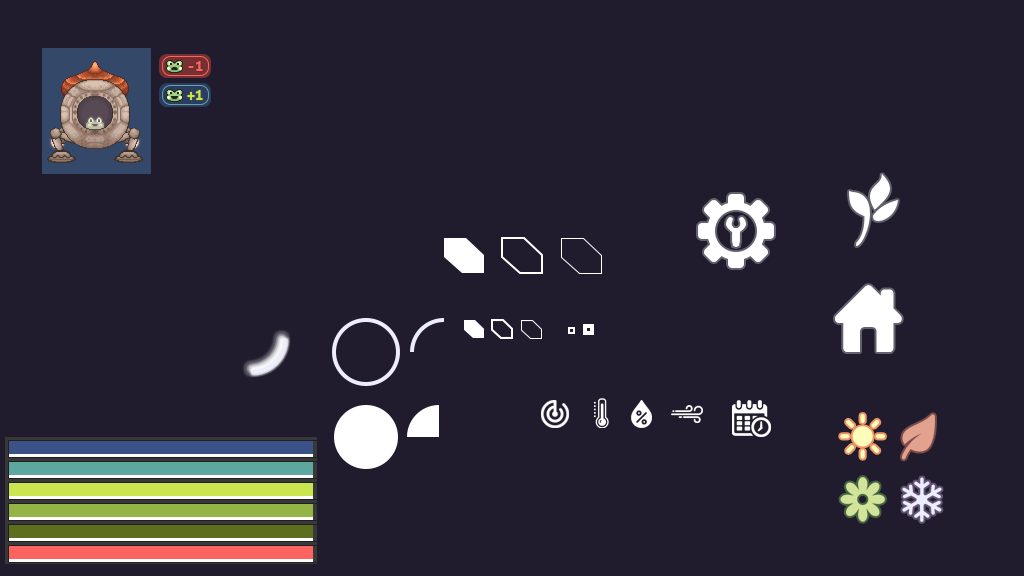
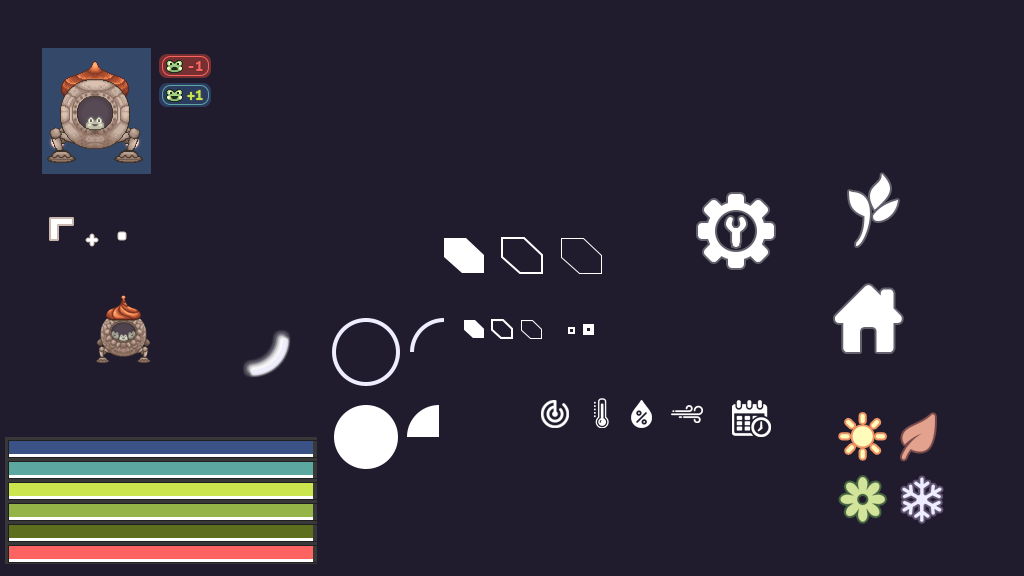
Comparing the layer stacks of the two w=1024, h=576 images. Changes:
added group "grid ship" with 2 layers above "grid cursor" over [90, 245, 151, 363]
added layer "Layer 6" in group "grid ship" over [96, 295, 151, 363]
added group "grid cursor" with 6 layers above "pop. Increase/Decrease" over [50, 218, 126, 247]
added layer "Rectangle 4" in group "grid cursor" over [118, 232, 126, 240]
added group "cross" with 2 layers in group "grid cursor" over [86, 234, 98, 246]
added layer "Rectangle 3 copy" in group "cross" over [86, 238, 98, 242]
added layer "Rectangle 3" in group "cross" over [90, 234, 94, 246]
added layer "Shape 5" in group "grid cursor" over [50, 218, 73, 240]
